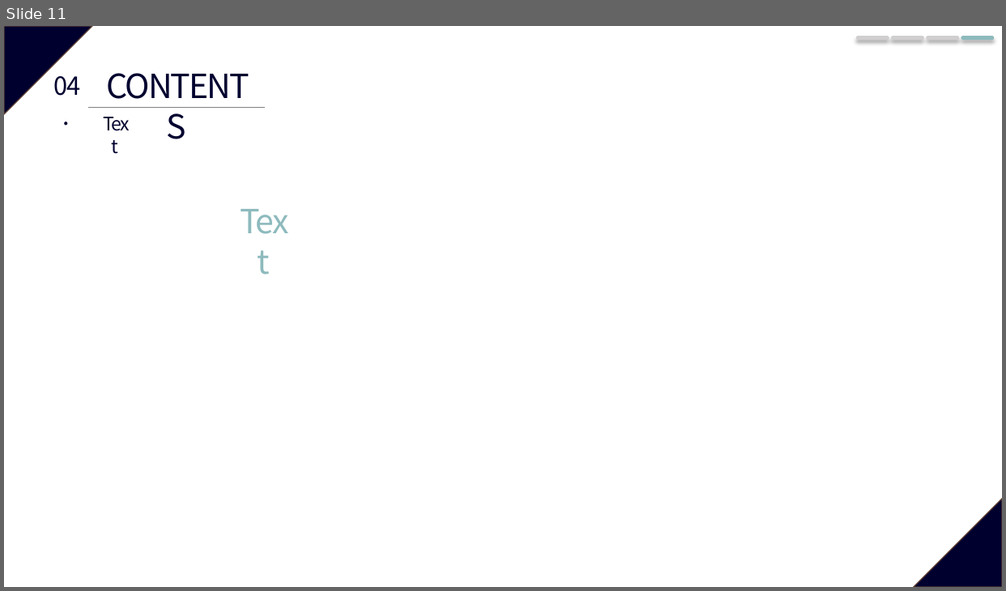
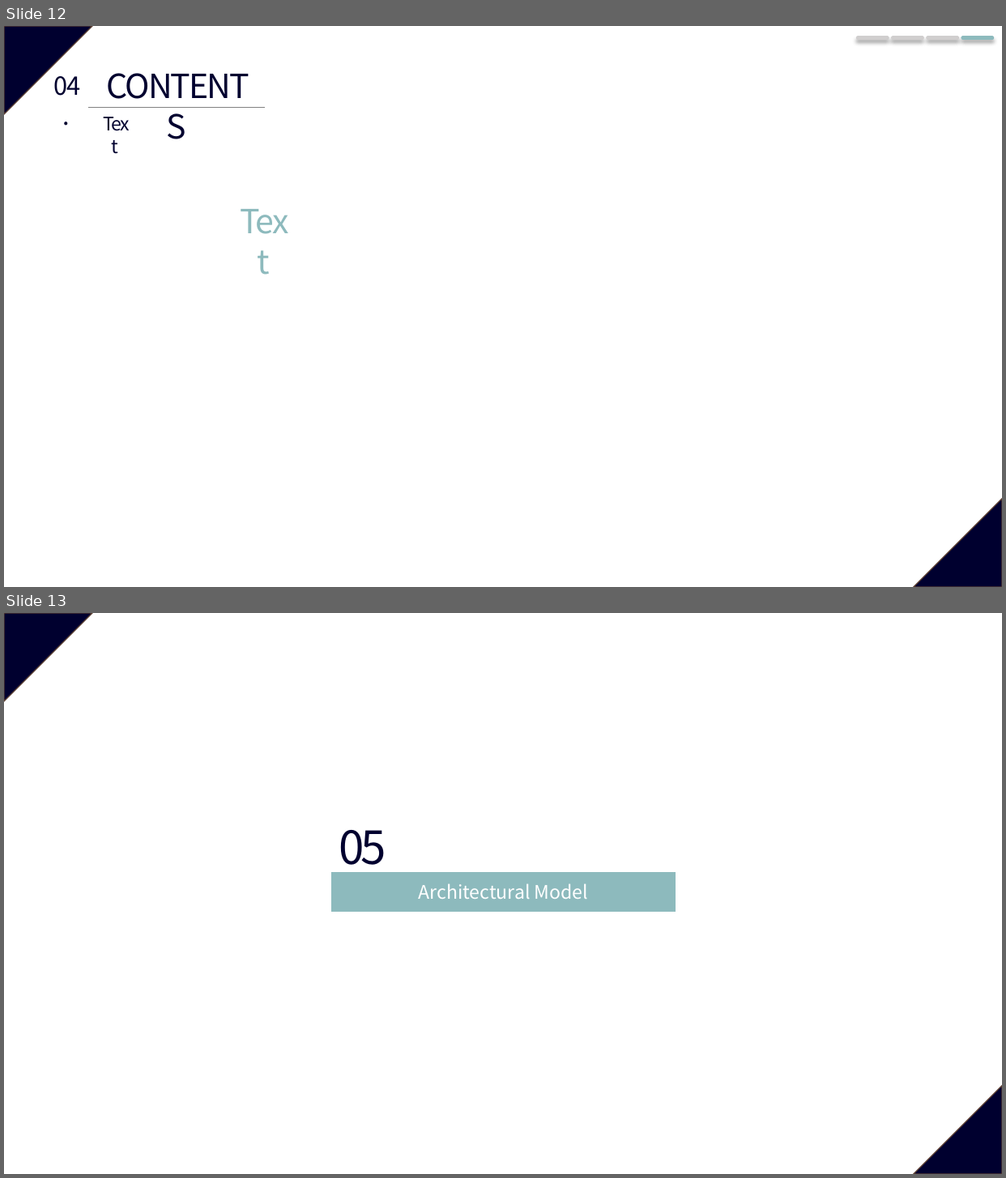
Before and after one commit to JeongJuhyeon/KNUBus, a slide deck: designdocs/Project Plan Presentation.pptx. Shown one above the other, each under a label of ours: slide 11 before the commit, slides 12 and 13 after it. The pictures are 1006x591 and 1006x1178 pixels, drawn with LibreOffice and Linux fonts; fonts in the diff are those of the drawing. Boxes give left, top, right and bottom in pixels: in the first picture for what was removed or moved away, otherwise in the second. Text is boxed around its words. In the diff, an @@ line names an element or a change of style, - is before the commit and + after.

Commit message:
PPT done except for Context Model

```diff
--- a/designdocs/Project Plan Presentation.pptx
+++ b/designdocs/Project Plan Presentation.pptx
@@ slide 13 added at [4, 613, 1002, 1174], background #FFFFFF; not listed: 2 template elements that a slide beside it also shows @@
@@ text added at [339, 830, 386, 876], 44 pt, text #00002F @@
+05
@@ rectangle added at [331, 873, 675, 912], fill #8DBABD, outline #8DBABD 1 pt, 18 pt, text #FFFFFF @@
+Architectural Model
@@ what was slide 11 is now slide 12 @@
```
Also in this commit, not shown: 1 slide changed, 17 other slides added, 8 slides removed.
